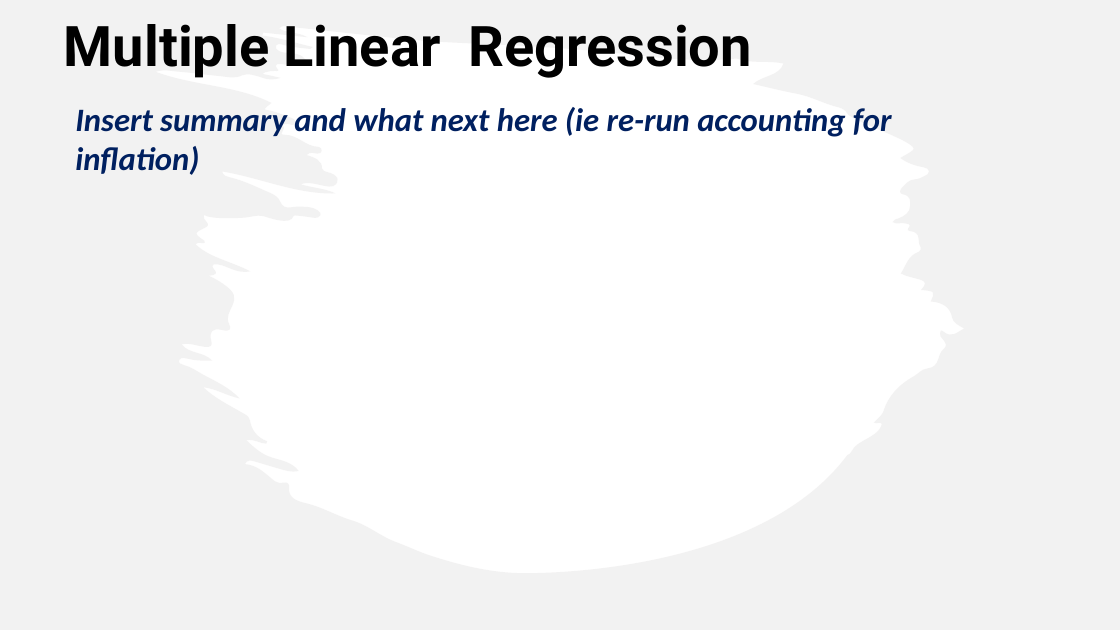
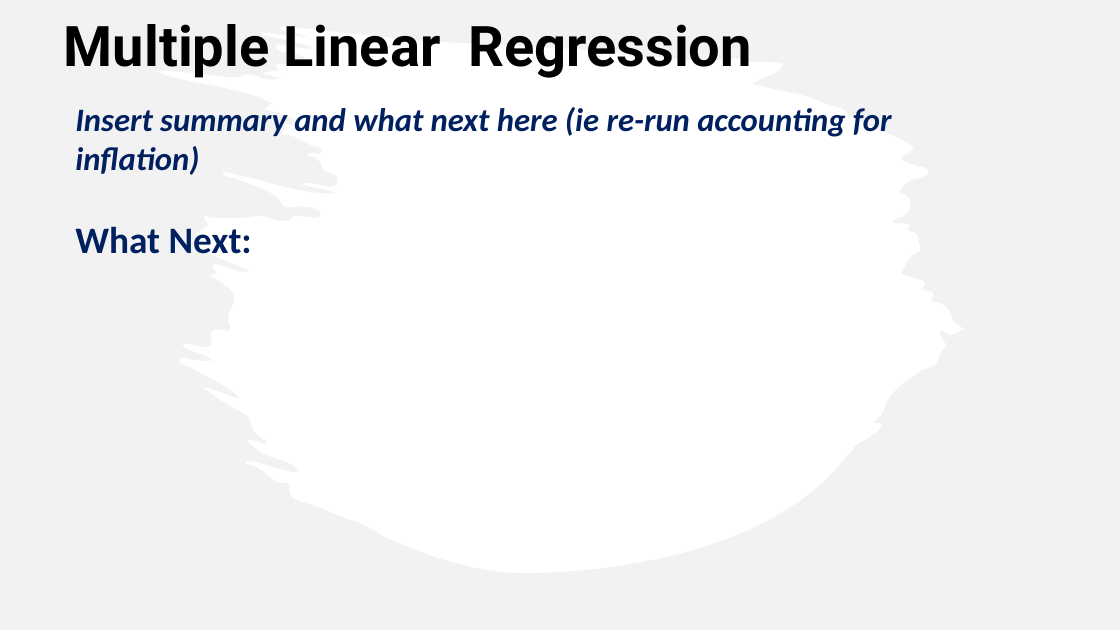
Before and after one commit to caitbeatty/nba_machine_learning, a slide deck: slide 10 of NBAPresentation.pptx. Drawn at 1120x630 pixels with LibreOffice and Linux fonts; fonts in the diff are those of the drawing. Boxes give left, top, right and bottom in pixels: in the first picture for what was removed or moved away, otherwise in the second. Text is boxed around its words. In the diff, an @@ line names an element or a change of style, - is before the commit and + after.

```diff
--- a/NBAPresentation.pptx
+++ b/NBAPresentation.pptx
@@ text at <box>75,226,252,254</box>: paragraph added @@
+What Next:
```
Also in this commit, not shown: 3 other slides changed.
